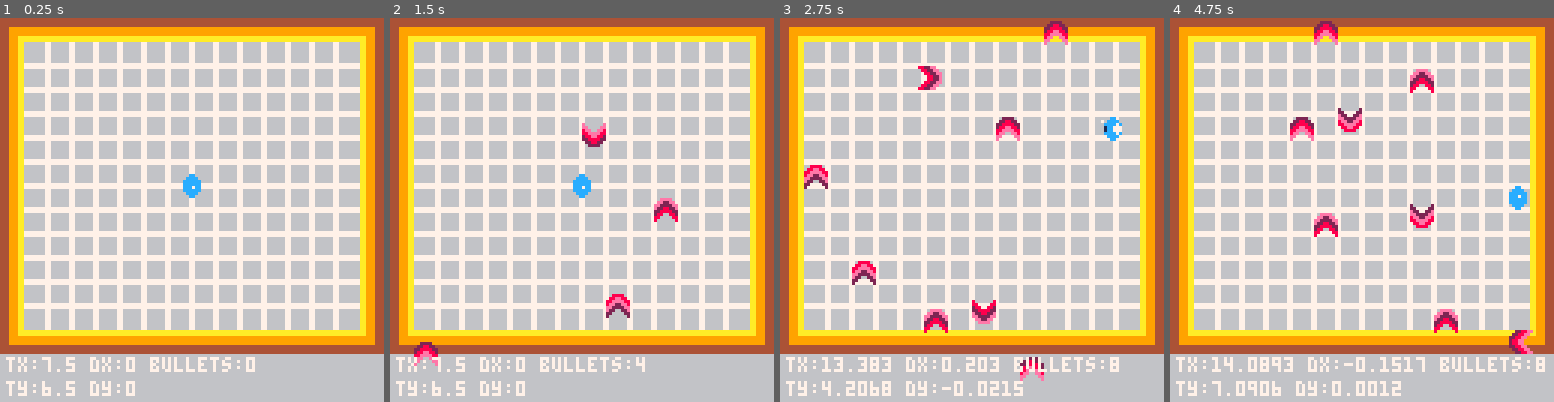
Above: before the commit, frames 1-4 (left to right).
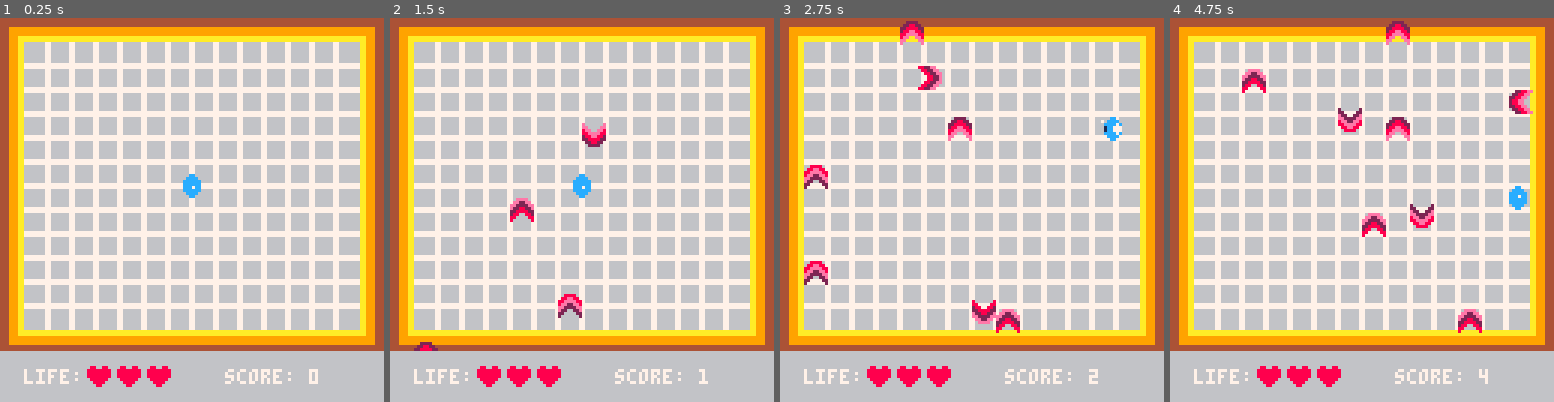
Above: after the commit, the same moments.

Repository: reorx/pico8_carts
Game: PICO-8 cartridge dodge.p8
The game is run twice, just before and just after one commit, with the same random seed, the same clock (stepped at 60 frames per second) and the same inputs.
Inputs:
- Up to frame 1 (0.25 s): no input
- Up to frame 2 (1.5 s): no input
- Up to frame 3 (2.75 s): hold Right 1.6-2.1 s; hold Up 2.15-2.42 s; hold Right from 2.47 s (still down)
- Up to frame 4 (4.75 s): release Right at 3.03 s; hold Left 3.08-3.58 s; hold Down 3.63-3.97 s; hold Right 4.02-4.68 s; hold Up from 4.73 s (still down)

The runs differ from the first frame. In frame 1, 3.2% of the frame differs, in the area x 0-100%, y 86-99%; in frame 2, 4.4%; in frame 3, 6.4%; in frame 4, 7.4%, in the area x 0-100%, y 0-99%.

Commit message:
draw panel

Diff:
--- a/dodge.p8
+++ b/dodge.p8
@@ -78,6 +78,12 @@
 
 cube_type = actor_type:new(0, 0)
 
+function cube_type:init()
+    self.spr = 2
+    self.life = 3
+    self.score = 0
+end
+
 function cube_type:update()
     -- calculate dx, dy
     local _f = flr(self.tick / 2) % 2
@@ -131,6 +137,10 @@
 
     -- tick
     self.tick += 1
+
+    if self.tick % 30 == 0 then
+        self.score += 1
+    end
 end
 
 -- store all bullets
@@ -164,13 +174,13 @@
     elseif side == 2 then
         -- right
         b.tx = 15
-        b.ty = flr(rnd(13)) + 1
+        b.ty = flr(rnd(12)) + 1
         b.dx = -bullet_spd
         b.spr_flip_x = true
     elseif side == 3 then
         -- bottom
         b.spr = 35
-        b.tx = flr(rnd(13)) + 1
+        b.tx = flr(rnd(12)) + 1
         b.ty = 15
         b.dy = -bullet_spd
     end
@@ -183,7 +193,7 @@
 
 function _init()
     cube = cube_type:new(7.5, 6.5)
-    cube.spr = 2
+    cube:init()
 end
 
 function _update()
@@ -194,23 +204,41 @@
     end
     for b in all(bullets) do
         b:update()
+        if b.tx == 16 or b.ty == 16 or b.tx == -1 or b.ty == -1 then
+            del(bullets, b)
+        end
     end
 end
 
 function _draw()
     cls()
-    rectfill(0,0,127,127,6)
     map(0,0,0,0,16,14)
     cube:draw()
 
+    -- bullets
     for b in all(bullets) do
-        if b.tx == 16 or b.ty == 16 or b.tx == -1 or b.ty == -1 then
-            del(bullets, b)
-        else
-            b:draw()
-        end
-    end
-    debug()
+        b:draw()
+    end
+
+    -- panel
+    draw_panel()
+
+    -- debug()
+end
+
+panel_y0 = 111
+panel_text_x0 = 8
+panel_text_y0 = 117
+panel_text_x1 = 75
+function draw_panel()
+    rectfill(0, panel_y0, 127, 127, 6)
+    print("life:", panel_text_x0, panel_text_y0, 7)
+    for i = 0, cube.life-1 do
+        -- heart
+        spr(64, 21+panel_text_x0+(i*10), 115)
+    end
+
+    print("score: "..cube.score, panel_text_x1, panel_text_y0, 7)
 end
 
 debugx= 2
Not shown, changed: 32 lines of the sprite sheet (__gfx__) section of dodge.p8
